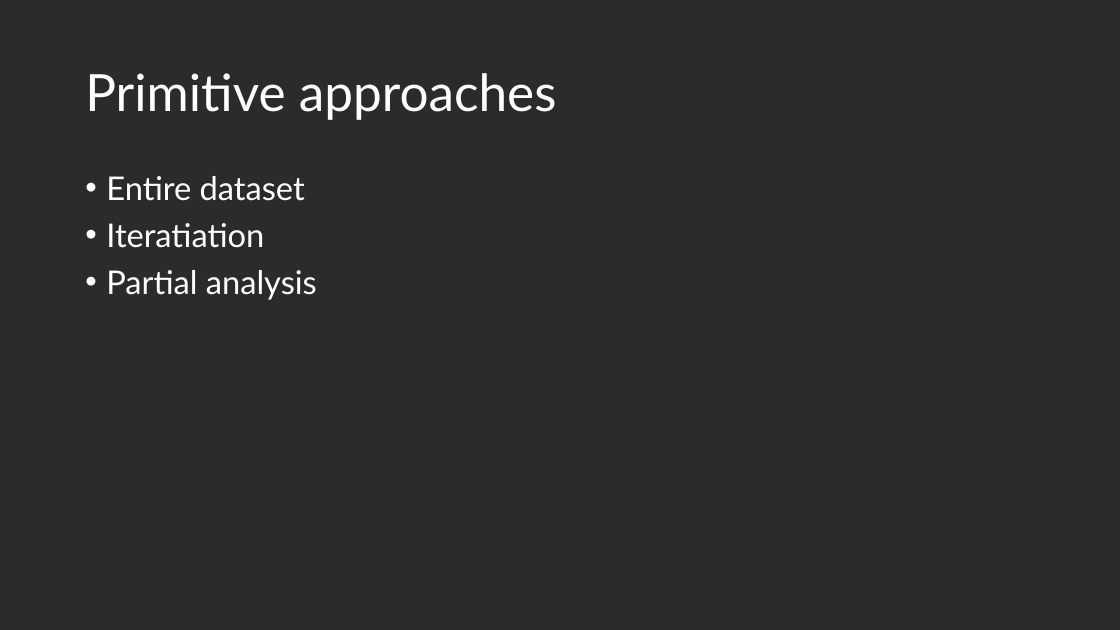
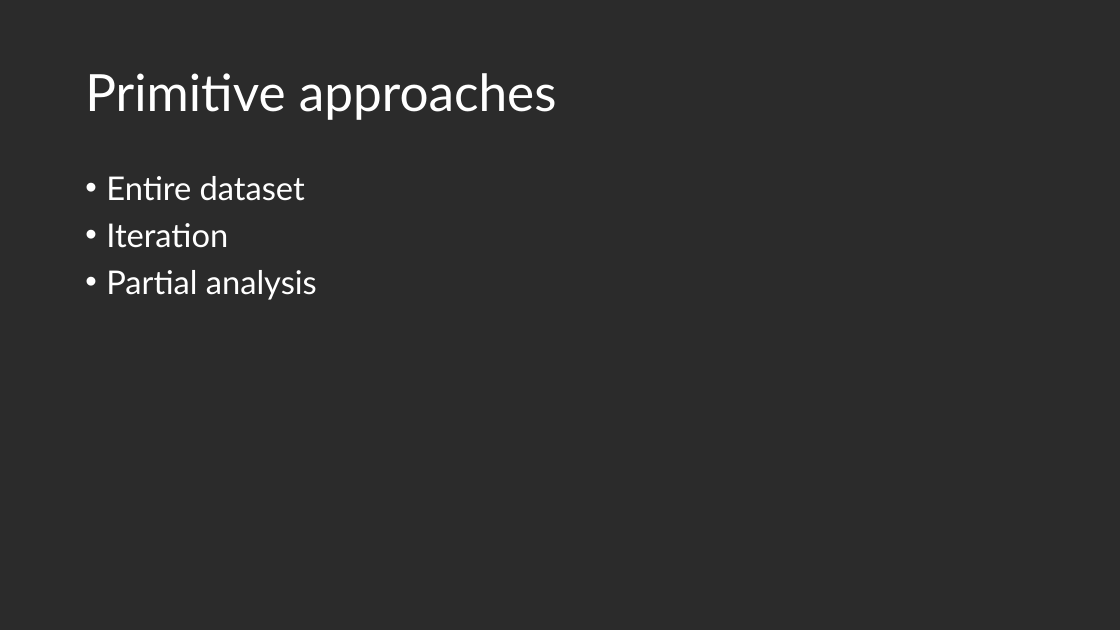
Before and after one commit to us-ja/GWAS_Internship_2025, a slide deck: slide 9 of Presentation/End_of_internship.pptx. Drawn at 1120x630 pixels with LibreOffice and Linux fonts; fonts in the diff are those of the drawing; background and template pictures are left out; a plain dark background stands for a picture behind light text. Boxes give left, top, right and bottom in pixels: in the first picture for what was removed or moved away, otherwise in the second. Text is boxed around its words. In the diff, an @@ line names an element or a change of style, - is before the commit and + after.

```diff
--- a/Presentation/End_of_internship.pptx
+++ b/Presentation/End_of_internship.pptx
@@ text at [106, 223, 228, 248]: text changed @@
-• Iteratiation
+• Iteration
```
